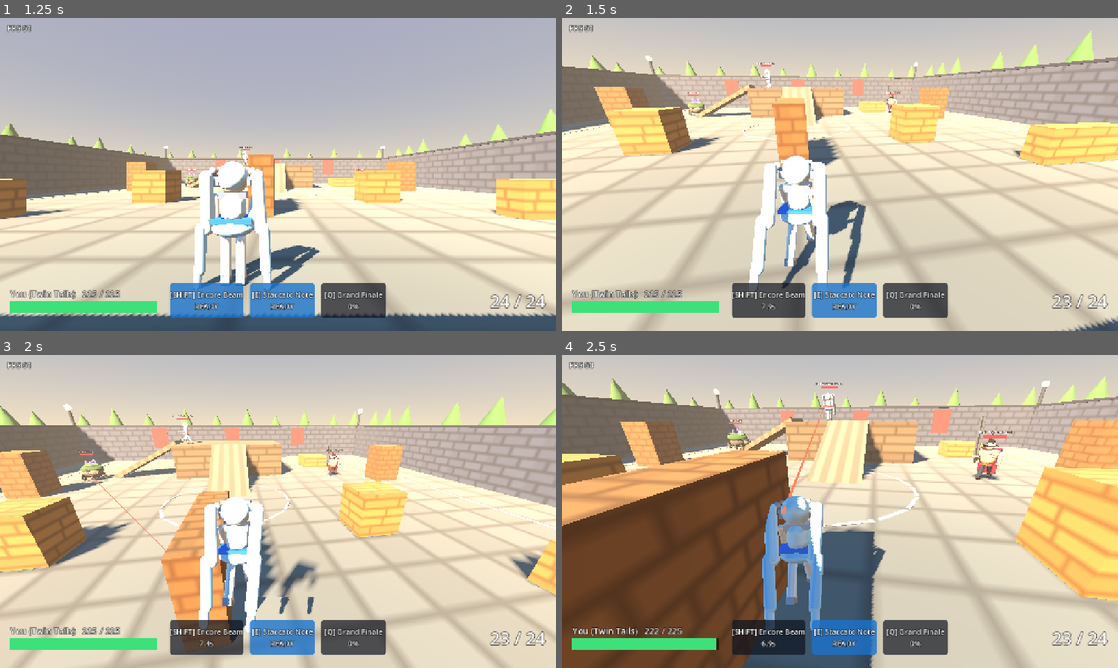
Above: before the commit, frames 1-4 (two rows, left to right).
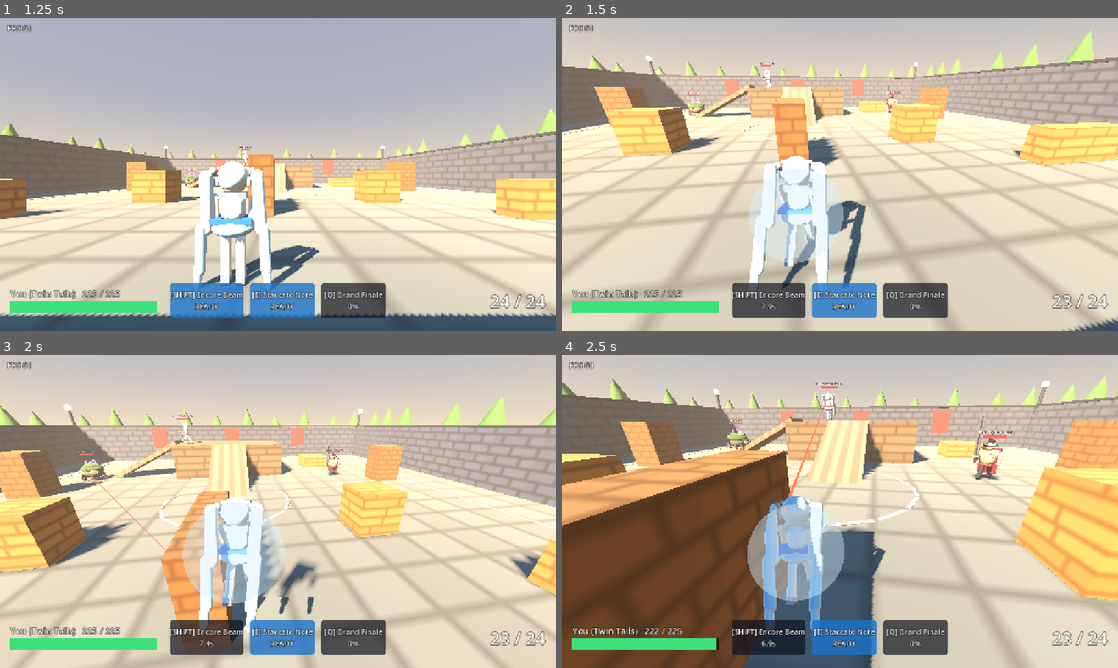
Above: after the commit, the same moments.

Repository: AvocadoFlour/arena
Game: Godot game, scene res://src/main.tscn
Same seed, same stepped clock (60 frames per second), same inputs: the game is played once before the commit and once after it.
Inputs (mouse positions are in pixels of both pictures, inside the frame that each line leads up to):
- Up to frame 1 (1.25 s): click "Play" at 0.5 s
- Up to frame 2 (1.5 s): tap Enter at 1.25 s; move the mouse to (867, 174) at 1.27 s; hold W (move_forward) from 1.28 s (still down); tap Shift (ability1) at 1.35 s; click (867, 174) at 1.42 s
- Up to frame 3 (2 s): keep holding W (move_forward); tap Space (jump) at 1.52, 1.55, 1.82 s
- Up to frame 4 (2.5 s): keep holding W (move_forward); move the mouse to (812, 511) at 2.02 s; tap Space (jump) at 2.1, 2.27 s; tap Shift (ability1) at 2.3 s

Frame 1 is identical in both runs. In frame 2, 2.0% of the frame differs, in the area x 33-51%, y 48-79%; in frame 3, 2.6%; in frame 4, 3.9%, in the area x 33-51%, y 47-79%.

Commit message:
heroes r6: Encore Beam persistent sound-wave ribbon (ice-blue/silver, flowing notes, target glow, self aura, 0.2 s fade) driven from replicated cooldown + locally-picked target; drawn over models; removed per-tick tracer; puppet sim test

Diff:
--- a/src/abilities/heal_beam.gd
+++ b/src/abilities/heal_beam.gd
@@ -41,5 +41,169 @@
         return
     target = pick_target()
     target.heal(float(def.get("hps", 60.0)) * dt)
-    if target != hero and hero.is_inside_tree():
-        Fx.tracer(hero.get_parent(), hero.eye_position(), target.global_position + Vector3(0, 1.0, 0), Color(String(def.get("color", "#4dff80"))))
+
+# ---------------------------------------------------------------------------------------------
+# Visual ribbon (client-side only, never replicated). Driven from REPLICATED state so remote
+# players see it: channel active = ability cooldown was triggered < `duration` s ago
+# (cooldown.remaining is in every snapshot); target = pick_target() evaluated locally from
+# replicated positions / yaw / pitch / team / dead. Same path on host, own hero and puppets.
+const FADE := 0.2
+var vis_alpha := 0.0                ## 0..1 current ribbon opacity
+var vis_target = null               ## hero the ribbon points at (self = aura)
+var ribbon: Node3D                  ## top-level node in the world: outer ribbon + inner core
+var aura: MeshInstance3D            ## self-heal glow
+var beads: Array = []               ## flowing note beads along the beam; last one = glow on target
+const BEADS := 6
+const SEG := 14                     ## ribbon segments (a travelling sound wave)
+const WAVE := 0.22                  ## wave amplitude (m): keeps the beam visible end-on
+var _vis_t := 0.0
+
+## True while the channel runs, derived only from replicated cooldown.remaining.
+func channel_visible() -> bool:
+    if hero.dead or cooldown.remaining <= 0.0:
+        return false
+    return cooldown.duration - cooldown.remaining < float(def.get("duration", 3.0))
+
+func beam_start() -> Vector3:
+    var m = hero._muzzle
+    return m.global_position if m and m.is_inside_tree() else hero.global_position + Vector3(0, 1.1, 0)
+
+func beam_end() -> Vector3:
+    return vis_target.global_position + Vector3(0, 1.0, 0)
+
+## Point on the beam at fraction f: a sine "sound wave" (vertical), pinned to 0 at both ends.
+func wave_point(a: Vector3, b: Vector3, f: float) -> Vector3:
+    var env := sin(f * PI)
+    return a.lerp(b, f) + Vector3(0, sin(f * TAU * 2.0 - _vis_t * 10.0) * WAVE * env, 0)
+
+func _mat(c: Color, emis: float) -> StandardMaterial3D:
+    var m := StandardMaterial3D.new()
+    m.shading_mode = BaseMaterial3D.SHADING_MODE_UNSHADED
+    m.transparency = BaseMaterial3D.TRANSPARENCY_ALPHA
+    m.no_depth_test = true          # never hidden behind the healer's own model
+    m.render_priority = 10
+    m.cull_mode = BaseMaterial3D.CULL_DISABLED
+    m.albedo_color = c
+    m.emission_enabled = true
+    m.emission = Color(c.r, c.g, c.b) * emis
+    return m
+
+func _build_vis(world: Node) -> void:
+    ribbon = Node3D.new()
+    ribbon.name = "EncoreRibbon"
+    ribbon.top_level = true
+    for k in SEG * 2:
+        var mi := MeshInstance3D.new()
+        var bm := BoxMesh.new()
+        var core := k % 2 == 1
+        bm.size = Vector3(0.1, 0.1, 1.0) if core else Vector3(0.3, 0.07, 1.0)
+        mi.mesh = bm
+        var c := Color("#f4f8ff") if core else Color(String(def.get("beam_color", "#5cb8ff")))
+        var ba := 1.0 if core else 0.85
+        mi.material_override = _mat(Color(c.r, c.g, c.b, ba), 3.0 if core else 2.0)
+        mi.set_meta("base_a", ba)
+        mi.cast_shadow = GeometryInstance3D.SHADOW_CASTING_SETTING_OFF
+        mi.top_level = true
+        ribbon.add_child(mi)
+    world.add_child(ribbon)
+    # flowing "notes" travelling along the beam + a glow on the target: visible even when the
+    # camera looks straight down the beam (over-the-shoulder view)
+    beads = []
+    for i in BEADS + 1:
+        var b := MeshInstance3D.new()
+        var bs := SphereMesh.new()
+        bs.radius = 0.18 if i < BEADS else 0.6
+        bs.height = bs.radius * 2.0
+        bs.radial_segments = 10
+        bs.rings = 5
+        b.mesh = bs
+        var c := Color("#f4f8ff") if i % 2 == 0 else Color(String(def.get("beam_color", "#5cb8ff")))
+        if i == BEADS:
+            c = Color("#3d9cff")
+        var ba := 0.95 if i < BEADS else 0.6
+        b.material_override = _mat(Color(c.r, c.g, c.b, ba), 2.5)
+        b.set_meta("base_a", ba)
+        b.cast_shadow = GeometryInstance3D.SHADOW_CASTING_SETTING_OFF
+        b.top_level = true
+        world.add_child(b)
+        beads.append(b)
+    aura = MeshInstance3D.new()
+    aura.name = "EncoreAura"
+    var sm := SphereMesh.new()
+    sm.radius = 0.75
+    sm.height = 1.5
+    aura.mesh = sm
+    aura.material_override = _mat(Color(0.72, 0.89, 1.0, 0.25), 1.5)
+    aura.set_meta("base_a", 0.25)
+    aura.cast_shadow = GeometryInstance3D.SHADOW_CASTING_SETTING_OFF
+    aura.top_level = true
+    world.add_child(aura)
+
+func _set_alpha(mi: MeshInstance3D, a: float) -> void:
+    var m := mi.material_override as StandardMaterial3D
+    m.albedo_color.a = float(mi.get_meta("base_a")) * a
+
+## Called every rendered frame by Hero._process (all net roles).
+func visual_process(dt: float) -> void:
+    _vis_t += dt
+    var on := channel_visible()
+    if on:
+        vis_target = pick_target()
+        vis_alpha = minf(1.0, vis_alpha + dt / 0.05)
+    else:
+        vis_alpha = maxf(0.0, vis_alpha - dt / FADE)
+    if vis_target != null and not is_instance_valid(vis_target):
+        vis_target = null
+    if not hero.is_inside_tree() or hero.get_parent() == null:
+        return
+    if ribbon == null or not is_instance_valid(ribbon):
+        if vis_alpha <= 0.0:
+            return
+        _build_vis(hero.get_parent())
+    var show_ribbon: bool = vis_alpha > 0.0 and vis_target != null and vis_target != hero
+    var show_aura: bool = vis_alpha > 0.0 and vis_target == hero
+    ribbon.visible = show_ribbon
+    aura.visible = show_aura
+    for bd in beads:
+        bd.visible = show_ribbon
+    if show_ribbon:
+        var a := beam_start()
+        var b := beam_end()
+        ribbon.global_position = (a + b) * 0.5
+        var pulse := 1.0 + 0.15 * sin(_vis_t * 18.0)
+        var pts: Array = []
+        for k in SEG + 1:
+            pts.append(wave_point(a, b, float(k) / SEG))
+        var kids := ribbon.get_children()
+        for k in SEG:
+            var p0: Vector3 = pts[k]
+            var p1: Vector3 = pts[k + 1]
+            var seg_len := maxf(p0.distance_to(p1), 0.01)
+            var up := Vector3.UP if absf((p1 - p0).normalized().y) < 0.99 else Vector3.RIGHT
+            for c in 2:
+                var mi: MeshInstance3D = kids[k * 2 + c]
+                mi.global_position = (p0 + p1) * 0.5
+                mi.look_at(p1, up)
+                mi.scale = Vector3(pulse, pulse, seg_len * 1.08)
+                _set_alpha(mi, vis_alpha)
+        for k in beads.size():
+            var bd: MeshInstance3D = beads[k]
+            if k < BEADS:
+                var f := fposmod(_vis_t * 1.6 + float(k) / BEADS, 1.0)
+                bd.global_position = wave_point(a, b, f)
+            else:
+                bd.global_position = b
+                bd.scale = Vector3.ONE * (1.0 + 0.12 * sin(_vis_t * 12.0))
+            _set_alpha(bd, vis_alpha)
+    if show_aura:
+        aura.global_position = hero.global_position + Vector3(0, 1.0, 0)
+        aura.scale = Vector3.ONE * (1.0 + 0.08 * sin(_vis_t * 10.0))
+        _set_alpha(aura, vis_alpha)
+
+func free_visuals() -> void:
+    for n in [ribbon, aura] + beads:
+        if n != null and is_instance_valid(n):
+            n.queue_free()
+    ribbon = null
+    aura = null
+    beads = []
--- a/src/heroes/hero.gd
+++ b/src/heroes/hero.gd
@@ -151,6 +151,9 @@
 ## Procedural animation, render-rate, read-only on existing state (velocity, on-floor, weapon
 ## cooldown, dash/leap timers). Changes only _vis transforms, so it is safe for networking.
 func _process(dt: float) -> void:
+    for ab in abilities.values():
+        if ab.has_method("visual_process"):
+            ab.visual_process(dt)   # ability visuals (e.g. heal ribbon fade-out also runs while dead)
     if _vis == null or dead:
         return
     _anim_t += dt
@@ -263,6 +266,11 @@
     var c: Color = TEAM_COLORS[team % TEAM_COLORS.size()]
     (_streak.material_override as StandardMaterial3D).albedo_color = Color(c.r, c.g, c.b, 0.35 * _anim_dash)
 
+func _exit_tree() -> void:
+    for ab in abilities.values():
+        if ab.has_method("free_visuals"):
+            ab.free_visuals()
+
 func set_team(t: int) -> void:
     team = t
     for m in _team_mats:
--- /dev/null
+++ b/tests/heroes_beam_sim.gd
@@ -0,0 +1,113 @@
+extends Node3D
+## Encore Beam ribbon on PUPPETS: only replicated snapshot fields are written (position, yaw, pitch,
+## team, dead, ability cooldown.remaining) - exactly what Net._apply_state / interpolation set on clients.
+var results: Array = []
+var done := false
+var t := 0.0
+var step := 0
+var tt: Hero
+var ally: Hero
+var ab
+var cam: Camera3D
+
+func _rec(n: String, ok: bool, info: String = "") -> void:
+    results.append([n, ok, info])
+
+func _puppet(path: String, team: int, pos: Vector3) -> Hero:
+    var h := Hero.from_def(path)
+    h.net_role = "puppet"
+    h.team = team
+    add_child(h)
+    h.set_team(team)
+    h.global_position = pos
+    return h
+
+func _ready() -> void:
+    tt = _puppet("res://src/heroes/twin_tails.json", 0, Vector3(0, 0, 0))
+    ally = _puppet("res://src/heroes/the_best.json", 0, Vector3(0, 0, -8))
+    tt.yaw = 0.0
+    tt.rotation.y = 0.0
+    ab = tt.abilities["ability1"]
+    cam = Camera3D.new()       # over-the-shoulder view like CameraRig
+    add_child(cam)
+    cam.global_position = Vector3(0.6, 2.2, 3.2)
+    cam.look_at(Vector3(0, 1.2, -6))
+
+func _alpha() -> float:
+    return ab.vis_alpha
+
+func _process(dt: float) -> void:
+    if done:
+        return
+    t += dt
+    match step:
+        0:
+            if t > 0.2:
+                _rec("idle_no_ribbon", ab.ribbon == null or not ab.ribbon.visible)
+                ab.cooldown.remaining = ab.cooldown.duration   # snapshot: Encore Beam just used
+                step = 1
+                t = 0.0
+        1:
+            if t > 0.3:
+                _rec("ribbon_visible_on_puppet", ab.ribbon != null and ab.ribbon.visible and _alpha() > 0.99)
+                _rec("targets_ally", ab.vis_target == ally)
+                var a: Vector3 = ab.beam_start()
+                var b: Vector3 = ab.beam_end()
+                var mid: Vector3 = ab.ribbon.global_position
+                _rec("starts_at_mic_wand", a.distance_to(tt._muzzle.global_position) < 0.01 and a.z < -0.5, "start=%s" % a)
+                _rec("ends_at_target_chest", b.distance_to(ally.global_position + Vector3(0, 1, 0)) < 0.01)
+                var kids: Array = ab.ribbon.get_children()
+                var first: MeshInstance3D = kids[0]
+                var last: MeshInstance3D = kids[kids.size() - 1]
+                _rec("spans_full_length", kids.size() == ab.SEG * 2 and ab.wave_point(a, b, 0.0).distance_to(a) < 0.001 and ab.wave_point(a, b, 1.0).distance_to(b) < 0.001
+                    and first.global_position.distance_to(a) < a.distance_to(b) / ab.SEG and last.global_position.distance_to(b) < a.distance_to(b) / ab.SEG and mid.distance_to((a + b) * 0.5) < 0.01)
+                _rec("wave_has_screen_height", kids.any(func(k): return absf(k.global_position.y - a.lerp(b, 0.5).y) > 0.1), "sound-wave ribbon")
+                # visibility: drawn over everything (never occluded by the healer's model), in front of camera,
+                # on screen, and the visible span is mostly outside the healer's own model bounds.
+                var m: StandardMaterial3D = ab.ribbon.get_child(0).material_override
+                _rec("not_depth_occluded", m.no_depth_test and ab.ribbon.get_children().all(func(c): return c.material_override.no_depth_test))
+                var sp := cam.unproject_position(mid)
+                _rec("on_screen_in_front", not cam.is_position_behind(mid) and sp.x > 0 and sp.y > 0, "screen=%s" % sp)
+                var outside := 0
+                for i in 11:
+                    var p: Vector3 = a.lerp(b, i / 10.0)
+                    if Vector2(p.x - tt.global_position.x, p.z - tt.global_position.z).length() > 0.6:
+                        outside += 1
+                var glow: MeshInstance3D = ab.beads[ab.beads.size() - 1]
+                var gs := cam.unproject_position(glow.global_position)
+                var vp := get_viewport().get_visible_rect().size
+                _rec("target_glow_on_screen", glow.visible and gs.x >= 0 and gs.y >= 0 and gs.x <= vp.x and gs.y <= vp.y and glow.material_override.no_depth_test, "glow=%s" % gs)
+                _rec("notes_flow_along_beam", ab.beads.slice(0, ab.BEADS).all(func(n): return n.visible and Geometry3D.get_closest_point_to_segment(n.global_position, a, b).distance_to(n.global_position) < ab.WAVE + 0.05))
+                _rec("mostly_outside_own_model", outside >= 9, "%d/11 samples" % outside)
+                ally.global_position = Vector3(1.2, 0, -9)   # interpolated move (still in cone): ribbon follows
+                step = 2
+                t = 0.0
+        2:
+            if t > 0.1:
+                _rec("follows_moving_target", ab.beam_end().distance_to(ally.global_position + Vector3(0, 1, 0)) < 0.01)
+                # snapshot: channel time is over (3 s elapsed of an 8 s cooldown)
+                ab.cooldown.remaining = ab.cooldown.duration - 3.05
+                step = 3
+                t = 0.0
+        3:
+            if t > 0.08 and t < 0.15:
+                _rec("fades_not_pops", ab.ribbon.visible and _alpha() > 0.1 and _alpha() < 0.9, "a=%.2f" % _alpha())
+                step = 4
+        4:
+            if t > 0.3:
+                _rec("gone_after_fade", not ab.ribbon.visible and _alpha() == 0.0 and ab.beads.all(func(n): return not n.visible))
+                ally.global_position = Vector3(30, 0, 30)    # nobody in cone -> self heal aura
+                ab.cooldown.remaining = ab.cooldown.duration
+                step = 5
+                t = 0.0
+        5:
+            if t > 0.2:
+                _rec("self_heal_aura", ab.aura.visible and not ab.ribbon.visible and ab.vis_target == tt)
+                tt.dead = true                               # snapshot: healer died
+                step = 6
+                t = 0.0
+        6:
+            if t > 0.3:
+                _rec("hidden_when_dead", not ab.aura.visible and not ab.ribbon.visible)
+                _rec("no_gameplay_state", ally.health.hp == ally.health.max_hp and ab.left == 0.0)
+                done = true
--- a/tests/heroes_run.gd
+++ b/tests/heroes_run.gd
@@ -2,7 +2,7 @@
 ## Heroes/abilities test runner (until these suites are registered in tests/run_tests.gd):
 ## godot --headless --path . -s tests/heroes_run.gd
 const SUITES := ["res://tests/heroes_test_defs.gd", "res://tests/abilities_test_projectile.gd"]
-const SIMS := ["res://tests/abilities_sim.gd", "res://tests/heroes_kits_sim.gd"]
+const SIMS := ["res://tests/abilities_sim.gd", "res://tests/heroes_kits_sim.gd", "res://tests/heroes_beam_sim.gd"]
 var passed := 0
 var failed := 0
 var sim
Not shown, added: tests/heroes_beam_sim.gd.uid
Not shown, changed: docs/requests/heroes.md
